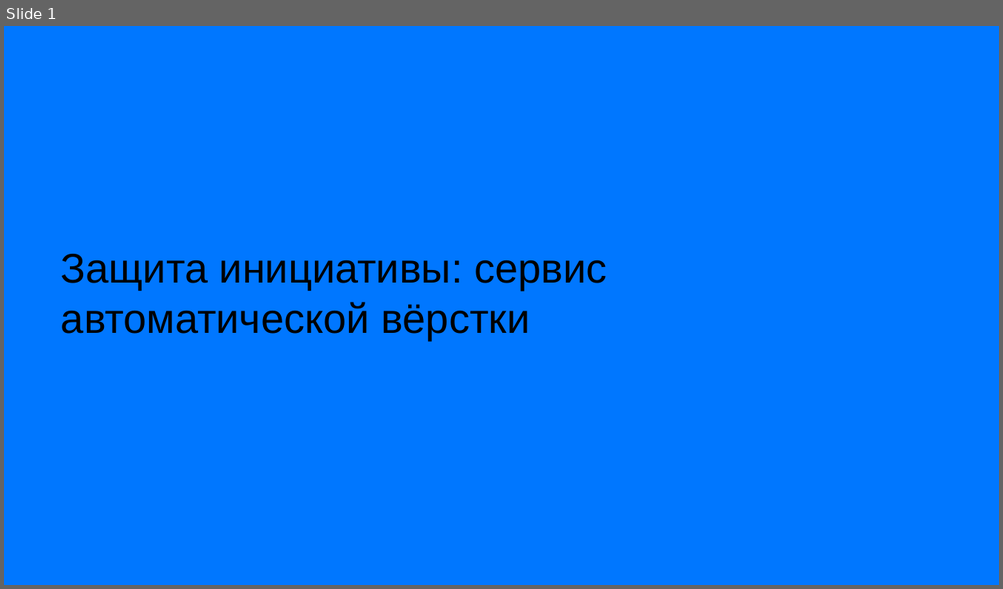
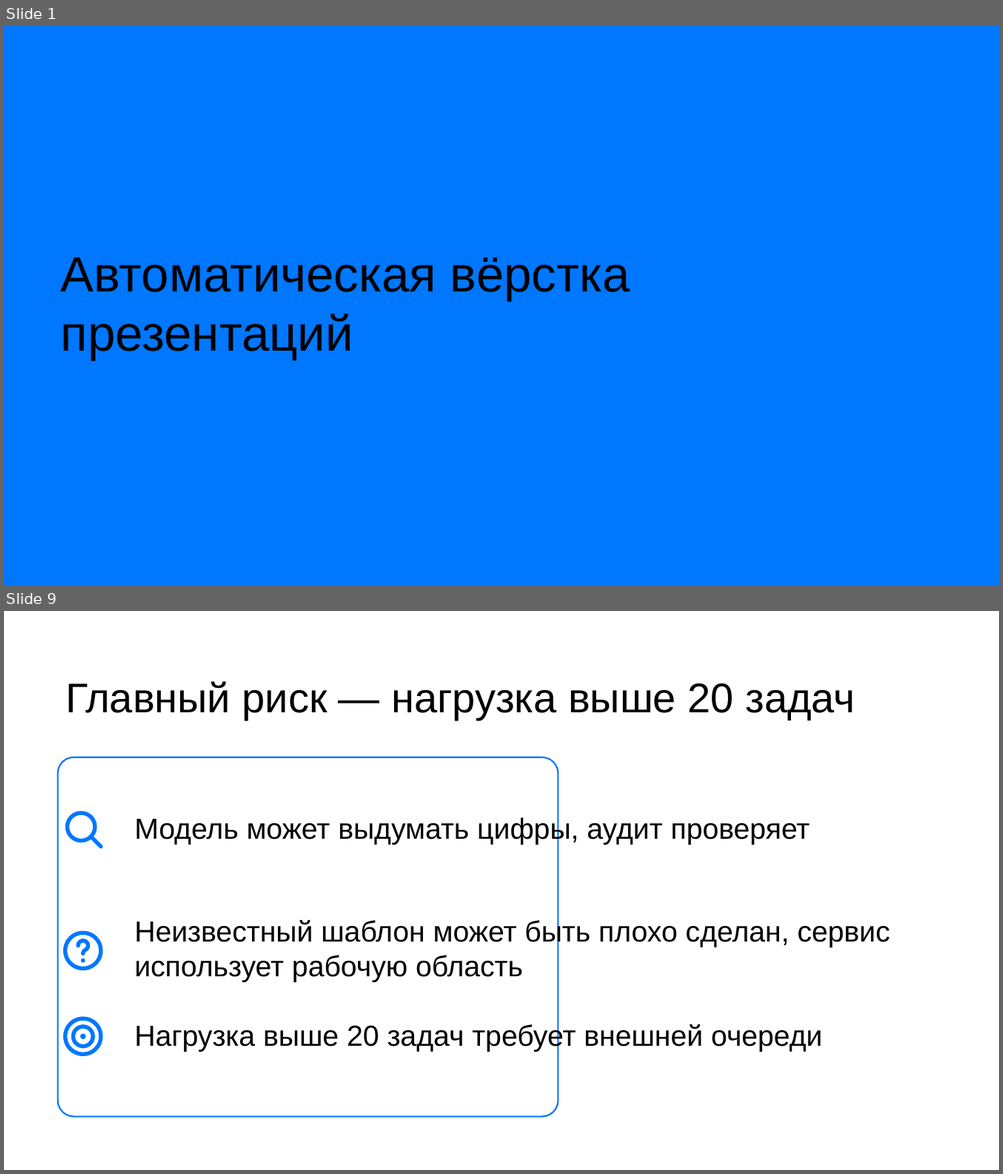
Before and after one commit to DiFoxenGit/-VKTechHackathon, a slide deck: samples/Шаблон_презентации_VK_Education__classic.pptx. Shown one above the other, each under a label of ours: slide 1 before the commit, slides 1 and 9 after it; the slides between them are not shown. The pictures are 1003x589 and 1003x1174 pixels, drawn with LibreOffice and Linux fonts; fonts in the diff are those of the drawing; background and template pictures are left out. Boxes give left, top, right and bottom in pixels: in the first picture for what was removed or moved away, otherwise in the second. Text is boxed around its words. In the diff, an @@ line names an element or a change of style, - is before the commit and + after.

```diff
--- a/samples/Шаблон_презентации_VK_Education__classic.pptx
+++ b/samples/Шаблон_презентации_VK_Education__classic.pptx
@@ slide 9 added at box(4, 611, 999, 1170), background #FFFFFF @@
@@ text added at box(65, 681, 854, 720), 40 pt, text #000000 @@
+Главный риск — нагрузка выше 20 задач
@@ rounded rectangle added at box(58, 758, 558, 1117), fill #FFFFFF, outline #0077FF 1.5 pt @@
@@ ellipse added at box(68, 813, 95, 841), outline #0077FF 3.82 pt @@
@@ text added at box(134, 816, 810, 845), 28 pt, text #000000 @@
+Модель может выдумать цифры, аудит проверяет
@@ freeform shape added at box(91, 837, 101, 847), outline #0077FF 3.82 pt @@
@@ text added at box(134, 919, 890, 982), 28 pt, text #000000 @@
+Неизвестный шаблон может быть плохо сделан, сервис использует рабочую область
@@ ellipse added at box(65, 934, 101, 969), outline #0077FF 3.82 pt @@
@@ freeform shape added at box(78, 941, 88, 954), outline #0077FF 3.82 pt @@
@@ ellipse added at box(81, 959, 85, 963), fill #0077FF @@
@@ ellipse added at box(65, 1019, 101, 1055), outline #0077FF 3.82 pt @@
@@ ellipse added at box(74, 1027, 94, 1047), outline #0077FF 3.82 pt @@
@@ text added at box(134, 1023, 822, 1052), 28 pt, text #000000 @@
+Нагрузка выше 20 задач требует внешней очереди
@@ ellipse added at box(80, 1034, 85, 1039), fill #0077FF @@
@@ slide 1 changed as well @@
@@ text at box(61, 257, 630, 360): text changed; size 40 to 48 pt @@
-Защита инициативы: сервис автоматической вёрстки
+Автоматическая вёрстка презентаций
```
Also in this commit, not shown: 2 other slides changed, 8 other slides added, 9 slides removed, 21 other files.
